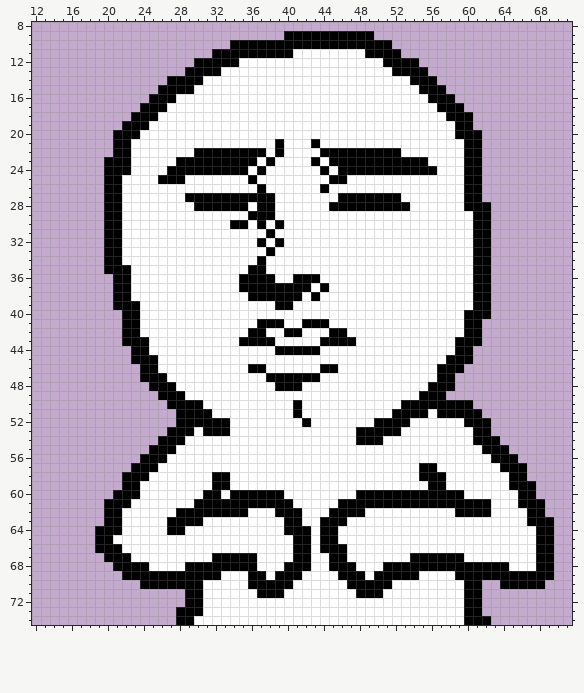
Two states of a sprite sheet, img/randomIcons/icon_randomevent_good.png. Above, as it was before the edit.
The file is 75x75 pixels. Shown: x 12..71, y 8..74.
After:
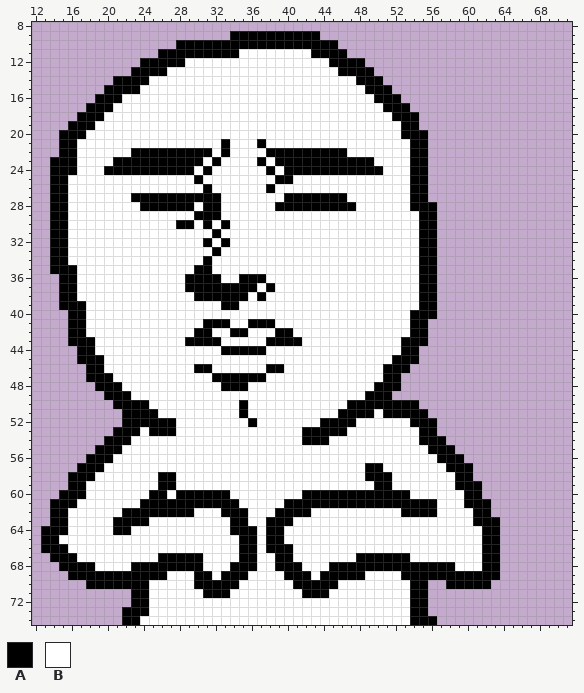
Palette (. is transparent): A #000000  B #ffffff
The edit:
Changed rows in their new state; - is an unchanged pixel.
first column x 13:
 9 ---------------------AAAAAA----......--------------------
10 ---------------AAAAAA------------......------------------
11 -------------AAAAAA---BBBBBB--AAAA......-----------------
12 -----------AAAAABBBBBB----------AAAA......---------------
13 ----------AAAABBBBBB-------------AAAA......--------------
14 --------AAAABBBBBB-----------------AAA......-------------
15 -------AAAABBBBBB-------------------AAA......------------
16 ------AAABBBBBB----------------------AAA......-----------
17 -----AAABBBBBB------------------------AAA......----------
18 ----AAABBBBBB--------------------------AAA......---------
19 ---AAABBBBBB----------------------------AA......---------
20 --AAABBBBBB-----------------------------AAA......--------
21 --AABBBBBB----------A---A-B---B----------AA......--------
22 --AABBBBBBAAAAAAA--B-BBBBA-AAAA---BBBBBB-AA......--------
23 -AAABBBB--AAAAA---B-BBBBABAAAA-A-----BBBB--......--------
24 -AAABBB---AAAA---B-BBBB-BA-AAAA-A-----BBB--......--------
25 -AABBBBBB----BBB-A-----B--AA----BB-------AA......--------
26 -AABBBBBB---------A-----BA-----B---------AA......--------
27 -AABBBBBB-AAAAAA----BBBBBB-AAAAAA-BBBBBB-AA......--------
28 -AABBBBBB--AAAAAAB--BBB-BBAAAAAA---BBBBBBAAA......-------
29 -AABBBBBB--------AAA---BBB----------------AA......-------
30 -AABBBBBB------AA-A-ABB-B-B---------------AA......-------
31 -AABBBBBB----------A-----B----------------AA......-------
32 -AABBBBBB---------A-A---B-B---------------AA......-------
33 -AABBBBBB----------A-----B----------------AA......-------
34 -AABBBBBB---------A-----B-----------------AA......-------
35 -AAABBBBBB-------AA----BB-----------------AA......-------
36 --AABBBBBB------AAAA-----B--BBB-----------AA......-------
37 --AABBBBBB------AAAAAA--B-BBBB-B----------AA......-------
38 --AABBBBBB-------AAAAAAB-BBBB-B-----------AA......-------
39 --AAABBBBBB---------AA----BB--------------AA......-------
40 ---AABBBBBB------------------------------AAA......-------
41 ---AABBBBBB-------AAA--A--B--BBB---------AA......--------
42 ---AABBBBBB------AA--AABB-A-B---BB-------AA......--------
43 ---AAABBBBBB----AAAA--BBB-AAA--BBBB-----AAA......--------
44 ----AABBBBBB--------AAAAA-BBBBB---------AA......---------
45 ----AAABBBBBB--------------------------AAA......---------
46 -----AABBBBBB----AA----BBAA----BB-----AAA......----------
47 -----AAABBBBBB-----AAAAAABBBBBB-------AA......-----------
48 ------AAABBBBBB-----AAA---BBB--------AAA......-----------
49 -------AAABBBBBB--------------------AAA......------------
50 --------AAAABBBBBB----A-----B-----AAAAAA--......---------
51 ---------AAAABBBBBB---A-----B----AAAA-A----......--------
52 ---------AAAAAABBBBBB--A-----B-AAAA--BBBBAAA......-------
53 --------AAABAA-BB-BBB--------AAAAA-BBBBB--AA......-------
54 -------AAABBBBBB-------------AAA---BBB----AAA......------
55 ------AAABBBBBB----------------------------AAA......-----
56 -----AAABBBBBB------------------------------AAA......----
57 ----AAABBBBBB-----------------------AA----BB-AAA......---
58 ---AAABBBBBB-AA----BB---------------AAA---BBB-AA......---
59 ---AABBBBBB--AA----BB----------------AA----BB-AAA......--
60 --AAABBBBBB-AA-AAA--ABBBBBB--AAAAAA------BBBBBBAA......--
61 -AAABBBBBB-AAAAAA-----BBBBB-AAAAA-----------BBB---......-
62 -AABBBBBBAAAAAA--BBB---------A--BBBB----AAAA--BB--......-
63 -AABBBBB-AAA--BBBB---AA--AA-B--BBB--------------AAA......
64 AAABBBBB-A----BB-----AAA-AABBB-BB----------------AA......
65 AABBBBBB--------------AA-AA-BB-BB----------------AA......
66 AAABBBBBB-------------AA-AAABB-BBB---------------AA......
67 -AAABBBBBB---AAAAA-BBB----AABB--BB-AAAAAABBBBBB--AA......
68 --AAAABBBB--AAAA--BBB-----A--B-----AAA--------BBB--......
69 ---AAAAAA-----BBB--BAAABB-B--A-AA----BBB--AAAA-----......
70 -----AAAAAA-BBBBB-AAAA-BBBBBAAAAA-BBBBB--AA..AA--A-.....-
71 ----------AABBBBBBAAA---BBB--AAA---BBB---AA......--------
72 ----------AABBBBBB-----------------------AA......--------
73 ---------AAABBBBBB-----------------------AA......--------
74 ---------AABBBBBB------------------------AAA......-------
Changed places in both pictures, as pixel boxes (x1, y1, x2, y2):
changed: (41, 31, 554, 625)
